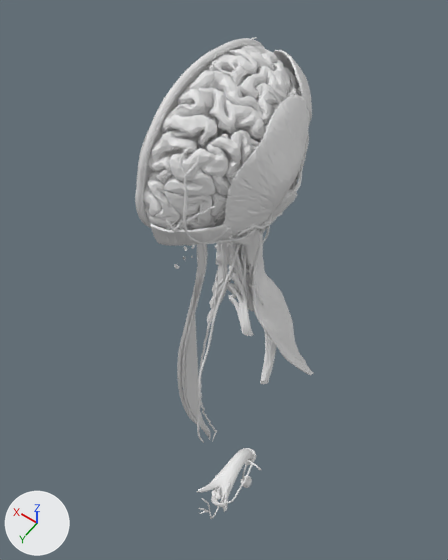
Two versions of the glTF model models/soft/head.glb, one commit apart.
Rendered twice from a 50 mm lens placed at (-0.238, 0.282, 0.981), pointed at (0.045, -0.114, 0.359). Every picture has the same lights, and +X, +Y and +Z are marked at lower left. The first picture is the older version.

The first picture shows 'hn-angular-gyrus', 'hn-lateral-occipital-gyrus-middle-occipital-gyrus', 'hn-middle-frontal-gyrus', 'hn-platysma', 'hn-postcentral-gyrus', 'hn-precentral-gyrus', 'hn-superior-frontal-gyrus', 'hn-superior-parietal-lobule', 'hn-superior-sagittal-sinus', 'hn-supramarginal-gyrus', 'hn-temporoparietalis-muscle', 'hn-white-matter-of-spinal-cord' and 50 more.
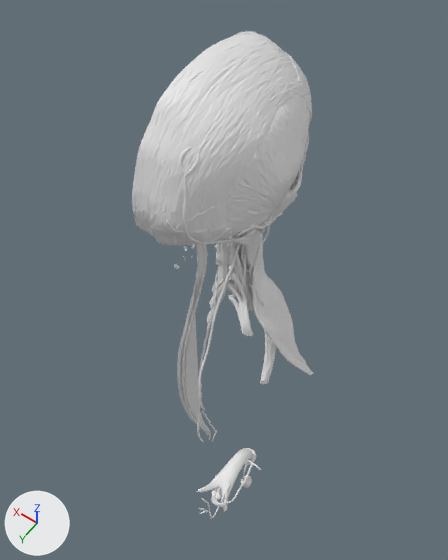
Where the change shows, as pixel boxes [x1, y1, x2, y2] in the pictures (448 x 560 px):
'hn-epicranial-aponeurosis', added
    after: [132, 31, 306, 236]
'hn-angular-gyrus', unchanged, covered by the edit
    before: [164, 137, 230, 196]
'hn-superior-parietal-lobule', unchanged, covered by the edit
    before: [152, 105, 217, 171]
'hn-superior-sagittal-sinus', unchanged, covered by the edit
    before: [135, 38, 264, 228]
'hn-postcentral-gyrus', unchanged, covered by the edit
    before: [198, 88, 269, 142]

What the commit changed:
Mesh me_mesh_284_1 is new.
It has 1501 vertices, 2981 faces and spans x -0.066..-0.001, y -0.119..0.064, z 0.635..0.74.
Object 'hn-epicranial-aponeurosis' (ob_hn_epicranial_aponeurosis) is new; it shows me_mesh_284_1.
Its location is (0.0, 0.0, 0.0).
